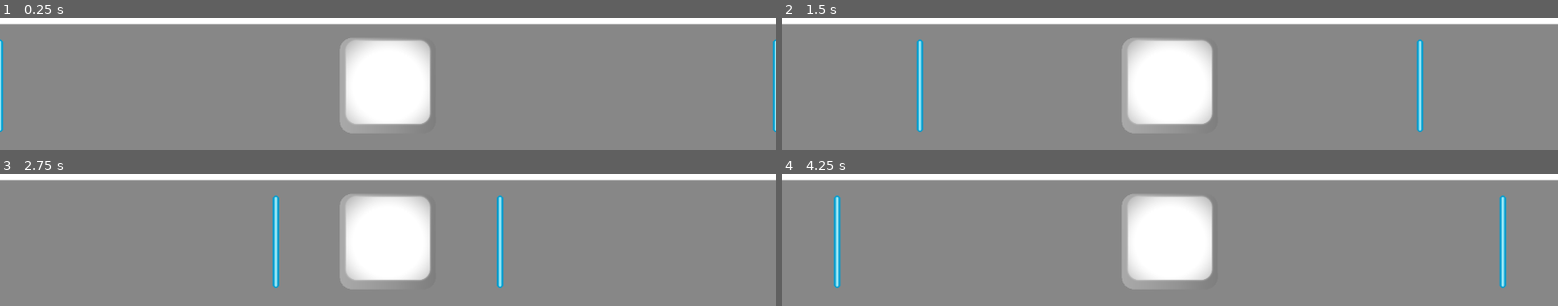
Above: before the commit, frames 1-4 (two rows, left to right).
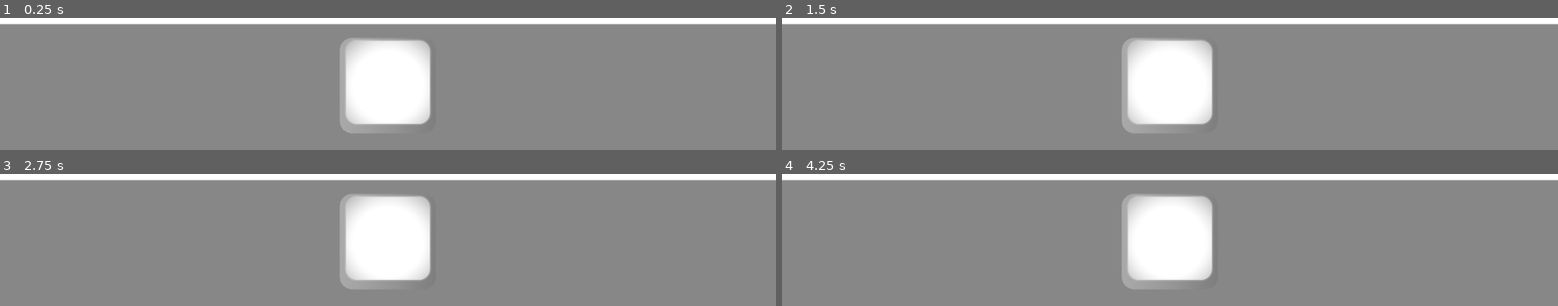
Above: after the commit, the same moments.

Repository: CoupCritik/GodotMusicMail
Game: Godot game, scene res://Scenes/banderythmo.tscn
Two runs of this game, one before a commit and one after it. Both use one fixed random seed, a clock stepped at 60 frames per second and the inputs below. Sound files missing from this copy of the repository are replaced by a short silence.
Inputs:
- Up to frame 1 (0.25 s): no input
- Up to frame 2 (1.5 s): tap Enter at 1.25 s
- Up to frame 3 (2.75 s): tap Space at 2 s
- Up to frame 4 (4.25 s): no input

The runs differ from the first frame. In frame 1, 0.7% of the frame differs, in the area x 0-100%, y 16-87%; in frame 2, 1.2%; in frame 3, 1.2%; in frame 4, 1.4%, in the area x 6-94%, y 16-87%.

Commit message:
real one

Diff:
--- a/Scenes/banderythmo.tscn
+++ b/Scenes/banderythmo.tscn
@@ -3,8 +3,8 @@
 [ext_resource type="Texture2D" uid="uid://d011cc140u6v6" path="res://ecran.png" id="1_33a7h"]
 [ext_resource type="Script" uid="uid://bxyqhpqkjisan" path="res://Scripts/banderythmo.gd" id="1_hmytj"]
 [ext_resource type="Texture2D" uid="uid://b26b6igrjwtgk" path="res://barre.png" id="2_hmytj"]
-[ext_resource type="AudioStream" uid="uid://brb3px5x8b8xk" path="res://Audio/Frenchkick - Make It Burn Dem Uptempo (Mashup) [240 BPM MONKEY TEMPO].mp3" id="2_vguga"]
 [ext_resource type="Texture2D" uid="uid://dpc5dmwyy5tsp" path="res://touche.png" id="4_i1kiu"]
+[ext_resource type="AudioStream" uid="uid://u1x24r8i5p51" path="res://Audio/In-the-hall-of-the-mountain-king.mp3" id="5_7c6kv"]
 [ext_resource type="Texture2D" uid="uid://c7wiww7s4hp3b" path="res://baton.png" id="6_6avvr"]
 [ext_resource type="Script" uid="uid://cieoij1x0j06v" path="res://Scenes/baton_2.gd" id="7_feicu"]
 [ext_resource type="Script" uid="uid://dvikqxegr30q4" path="res://Scenes/baton.gd" id="7_vguga"]
@@ -13,7 +13,7 @@
 script = ExtResource("1_hmytj")
 
 [node name="AudioStreamPlayer" type="AudioStreamPlayer2D" parent="."]
-stream = ExtResource("2_vguga")
+stream = ExtResource("5_7c6kv")
 
 [node name="Ecran" type="Sprite2D" parent="."]
 position = Vector2(600, 400)
--- a/Scenes/baton.gd
+++ b/Scenes/baton.gd
@@ -1,12 +1,13 @@
 extends Sprite2D
 
 var target_position = Vector2(600,700)
-var speed = 2560
+var speed = 1216.7
 
 func _read():
 	position = Vector2(0,700)
 
 func _process(delta):
-	position = position.move_toward(target_position, speed * delta)
-	if position.distance_to(target_position) < 5.0:
-		position = Vector2(0,700)
+	if (get_tree().get_root().get_node("bande rythmo/AudioStreamPlayer").get_playback_position()-5.78176879882813)>0:
+		position = position.move_toward(target_position, speed * delta)
+		if position.distance_to(target_position) < 5.0:
+			position = Vector2(0,700)
--- a/Scenes/baton_2.gd
+++ b/Scenes/baton_2.gd
@@ -1,12 +1,14 @@
 extends Sprite2D
 
+@export var audio_player: AudioStreamPlayer
 var target_position = Vector2(600,700)
-var speed = 2560
+var speed = 1216.7
 
 func _read():
 	position = Vector2(1200,700)
 
 func _process(delta):
-	position = position.move_toward(target_position, speed * delta)
-	if position.distance_to(target_position) < 5.0:
-		position = Vector2(1200,700)
+	if (get_tree().get_root().get_node("bande rythmo/AudioStreamPlayer").get_playback_position()-5.78176879882813)>0:
+		position = position.move_toward(target_position, speed * delta)
+		if position.distance_to(target_position) < 5.0:
+			position = Vector2(1200,700)
--- a/Scripts/banderythmo.gd
+++ b/Scripts/banderythmo.gd
@@ -4,11 +4,11 @@
 var beat = 0
 
 func _ready() -> void:
-	$AudioStreamPlayer.play()
+	get_tree().get_root().get_node("bande rythmo/AudioStreamPlayer").play()
 
 
 func _process(_delta: float) -> void:
-	if (beat < (($AudioStreamPlayer.get_playback_position()-5.78176879882813)/60)*bpm):
+	if (beat < ((get_tree().get_root().get_node("bande rythmo/AudioStreamPlayer").get_playback_position()-5.78176879882813)/60)*bpm):
 		beat+=1
 		print(beat)
-		print($AudioStreamPlayer.get_playback_position())
+		print(get_tree().get_root().get_node("bande rythmo/AudioStreamPlayer").get_playback_position())
Not shown, removed: Audio/Frenchkick - Make It Burn Dem Uptempo (Mashup) [240 BPM MONKEY TEMPO].mp3.import
Not shown, removed: Audio/Frenchkick - Make It Burn Dem Uptempo (Mashup) [240 BPM MONKEY TEMPO].mp3
